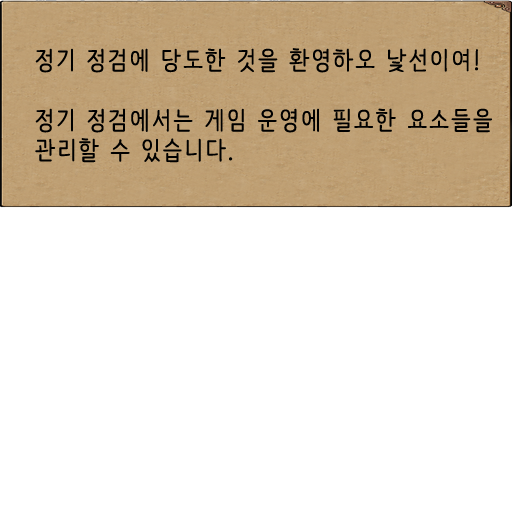
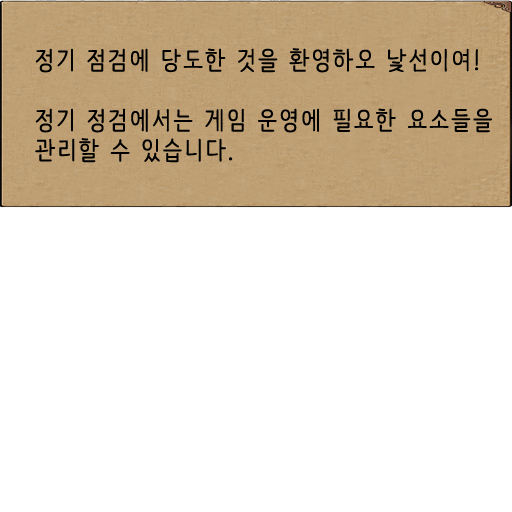
Two versions of the same layered image (512px x 512px). Layer-by-layer changes:
renamed "정기 정검에 당도한 것을 환영하오 낯선이여! 정기 정검에서는 게임 운영에 필요한 요소들을 관리할 수 있습니다." to "정기 점검에 당도한 것을 환영하오 낯선이여! 정기 정검에서는 게임 운영에 필요한 요소들을 관리할 수 있습니다.", painted on it over 87, 48, 468, 132
